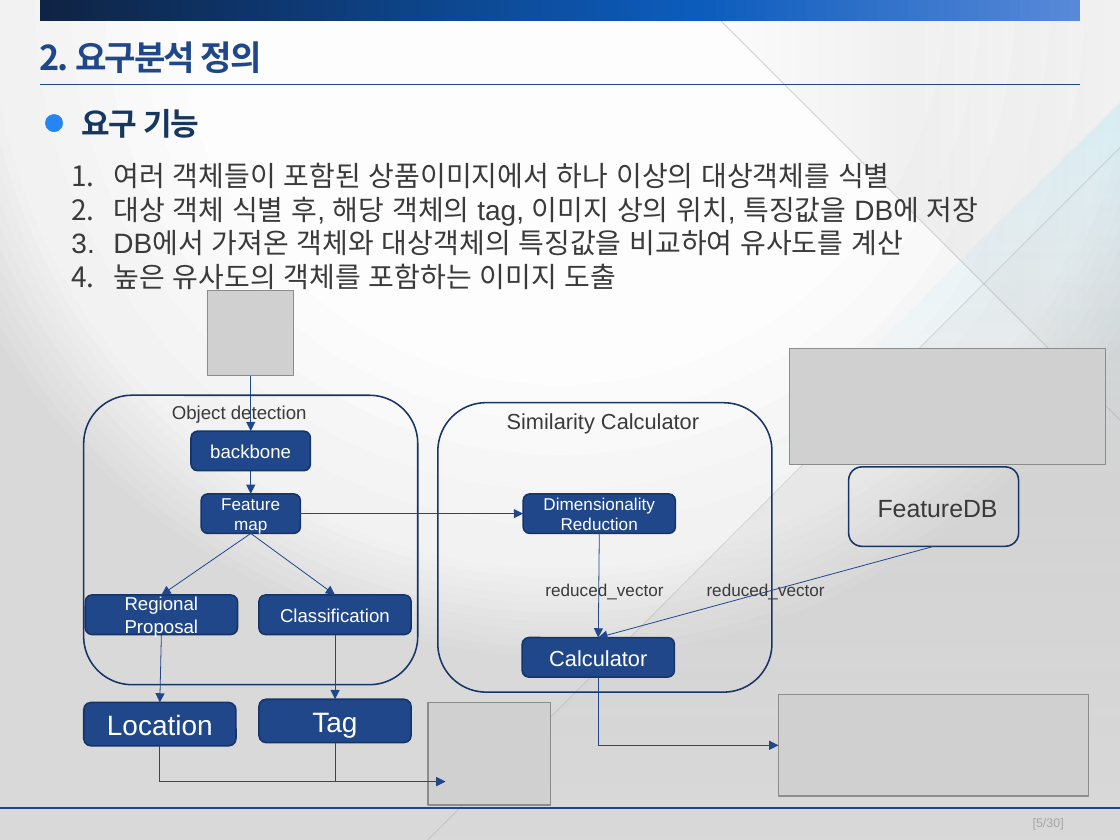
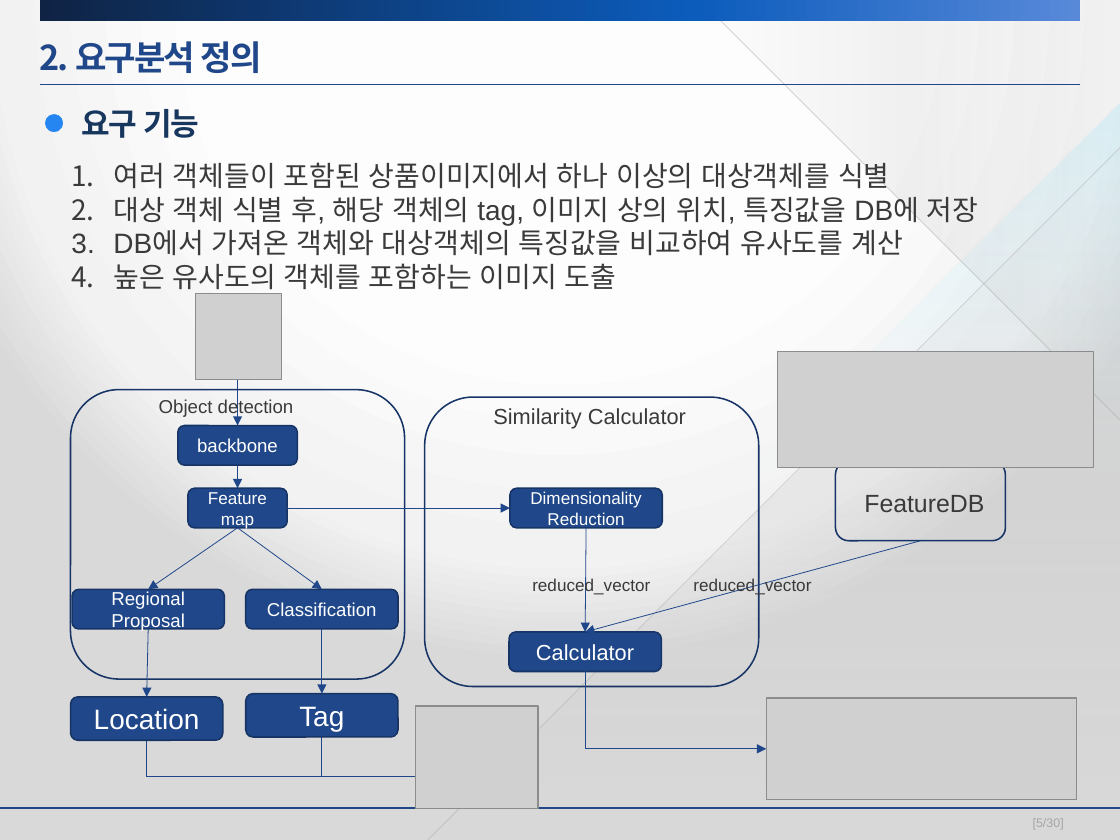
Before and after one commit to SeungMinSong2929/2021-1-CECD3-four-elSe-1, a slide deck: slide 5 of 발표자료/발표 피피티/9주차_발표피피티_four_elSe ver1.1.pptx. Drawn at 1120x840 pixels with LibreOffice and Linux fonts; fonts in the diff are those of the drawing; grey boxes stand for pictures; background and template pictures are left out. Boxes give left, top, right and bottom in pixels: in the first picture for what was removed or moved away, otherwise in the second. Text is boxed around its words. In the diff, an @@ line names an element or a change of style, - is before the commit and + after.

```diff
--- a/발표자료/발표 피피티/9주차_발표피피티_four_elSe ver1.1.pptx
+++ b/발표자료/발표 피피티/9주차_발표피피티_four_elSe ver1.1.pptx
@@ picture: place and size @@
-picture at (790, 348, 1105, 464)
+picture at (777, 352, 1093, 467)
@@ arrow moved from (251, 349) - (251, 431) to (237, 371) - (237, 426) @@
@@ text "Similarity Calculator": place and size @@
-text "Similarity Calculator" at (507, 413, 699, 434)
+text "Similarity Calculator" at (493, 408, 686, 429)
@@ 11 rounded rectangles, 8 arrows, 4 texts, 2 elbow arrows: place and size @@
-11 rounded rectangles, 8 arrows, 4 texts, 2 elbow arrows at (84, 395, 1019, 782)
+11 rounded rectangles, 8 arrows, 4 texts, 2 elbow arrows at (71, 390, 1006, 776)
@@ elbow arrow moved from (598, 678) - (778, 745) to (585, 672) - (766, 749) @@
@@ 3 pictures: place and size @@
-3 pictures at (208, 290, 1089, 805)
+3 pictures at (196, 293, 1076, 809)
```
Also in this commit, not shown: 2 other files.
